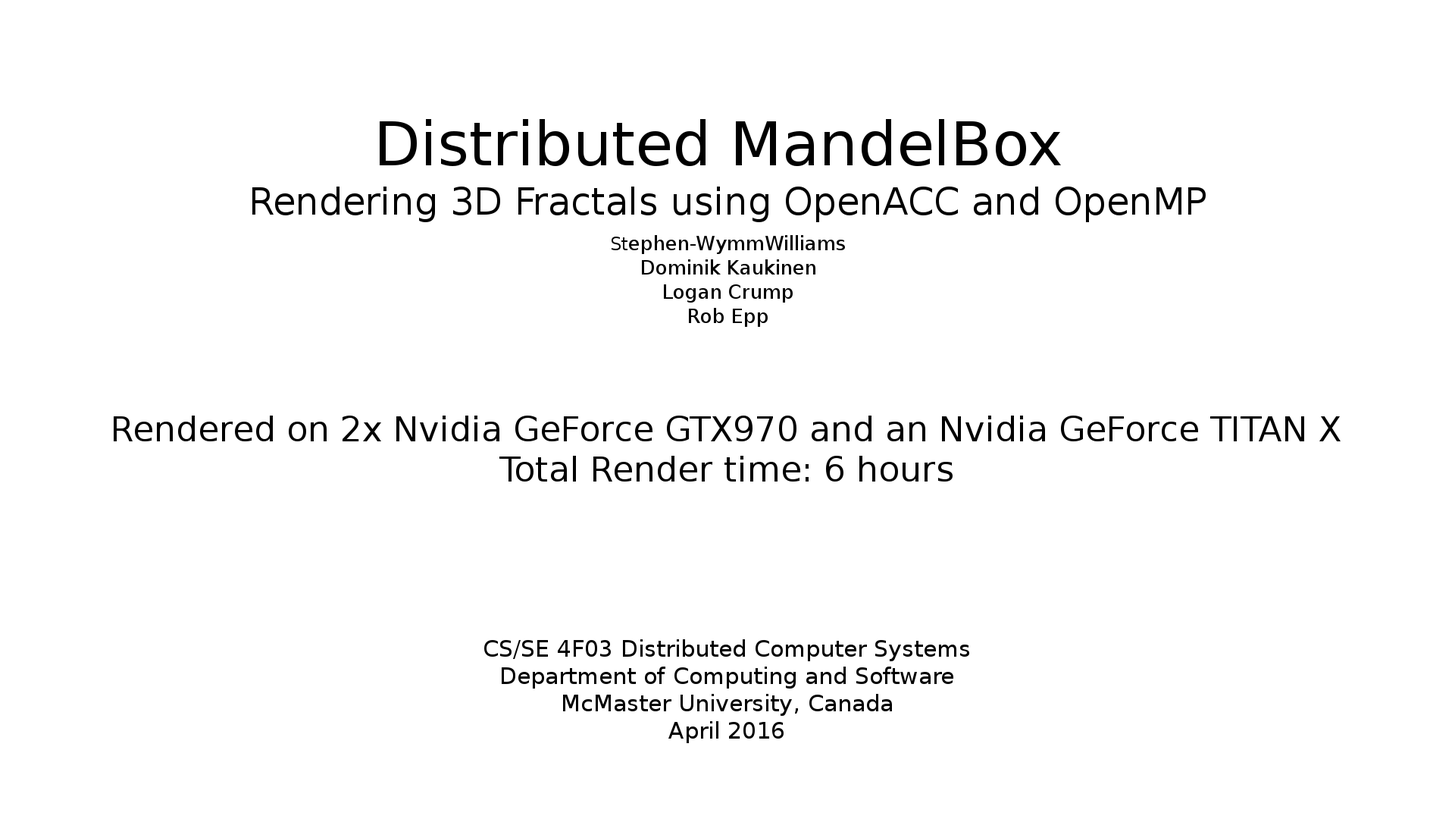
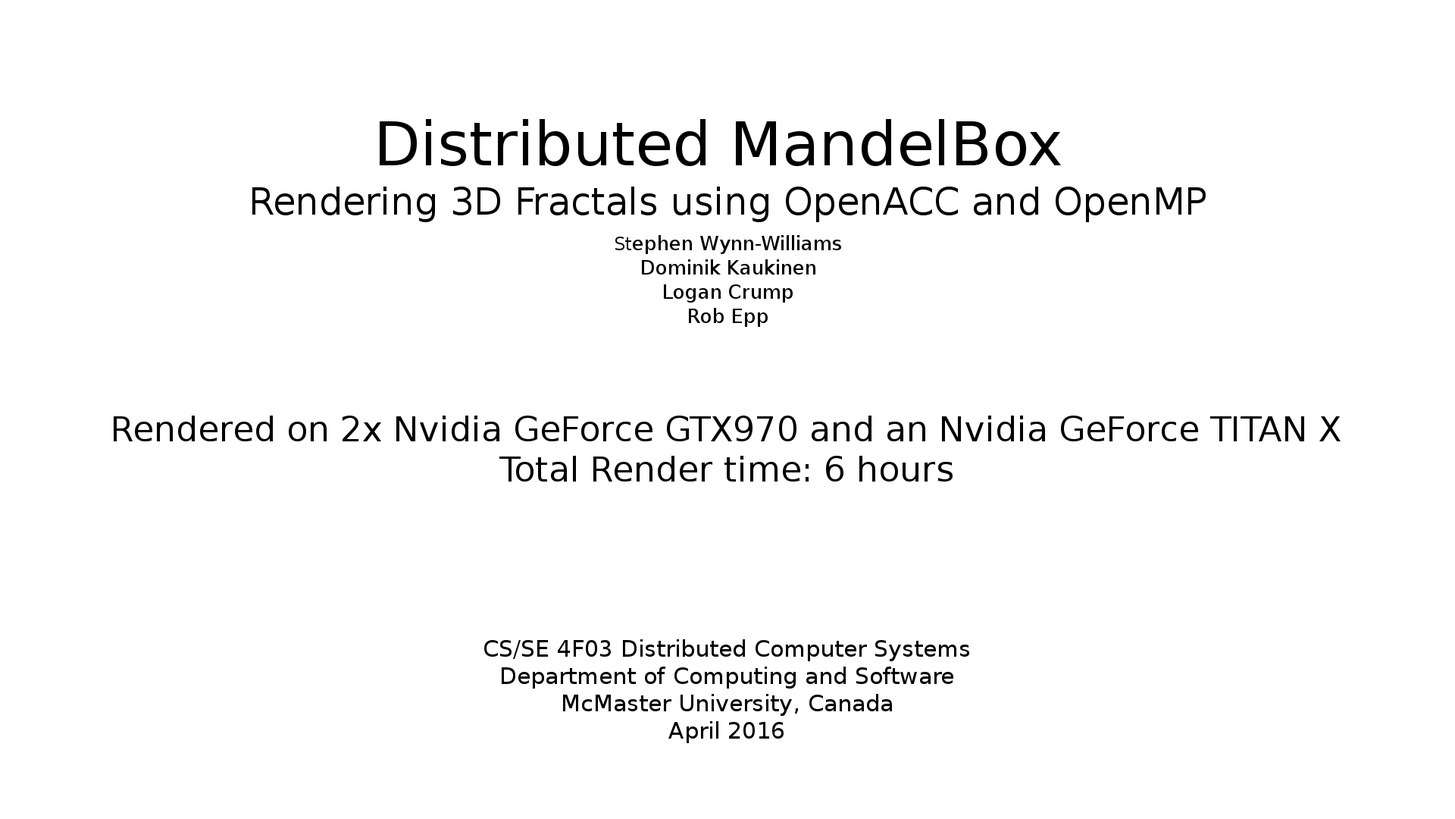
Two versions of the same layered image (1455 × 819). Layer-by-layer changes:
renamed "Stephen-WymmWilliams ..." to "Stephen Wynn-Williams ...", painted on it over (611, 234, 846, 254)
